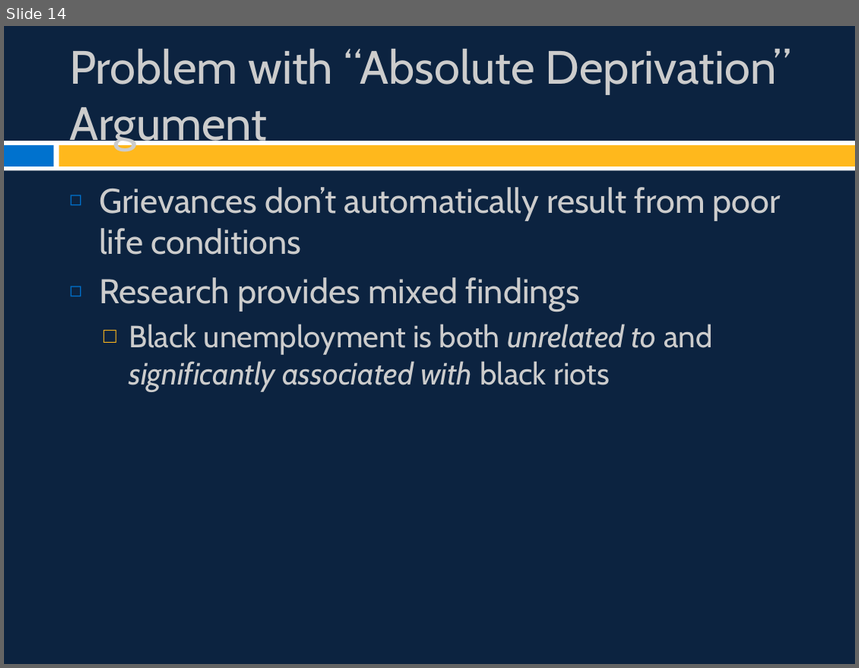
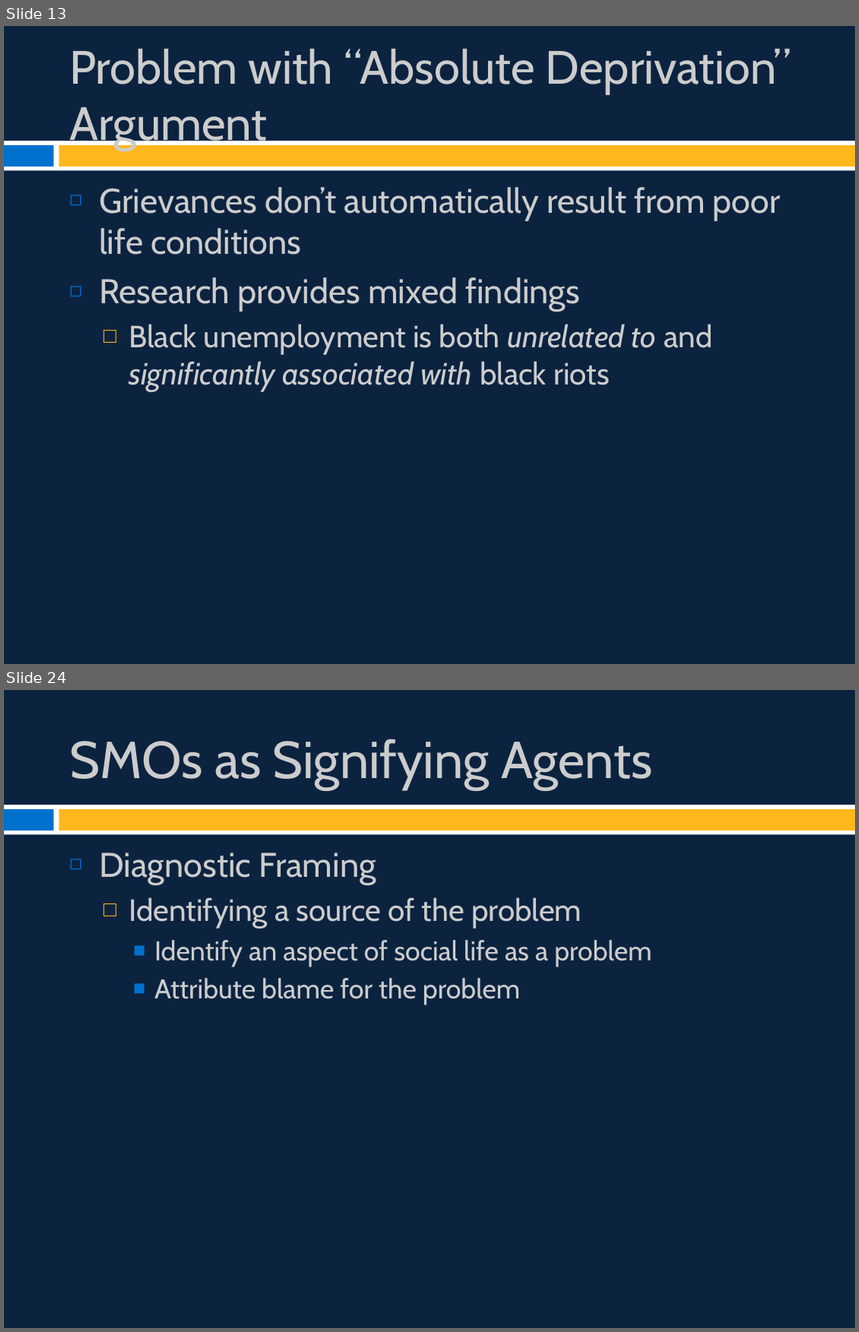
Before and after one commit to burrelvannjr/movements_csuf, a slide deck: ppts/Chapter 2 Slides.pptx. Shown one above the other, each under a label of ours: slide 14 before the commit, slides 13 and 24 after it; the slides between them are not shown. The pictures are 859x668 and 859x1332 pixels, drawn with LibreOffice and Linux fonts; fonts in the diff are those of the drawing. Boxes give left, top, right and bottom in pixels: in the first picture for what was removed or moved away, otherwise in the second. Text is boxed around its words. In the diff, an @@ line names an element or a change of style, - is before the commit and + after.

```diff
--- a/ppts/Chapter 2 Slides.pptx
+++ b/ppts/Chapter 2 Slides.pptx
@@ slide 24 added at (x1=4, y1=690, x2=855, y2=1328), background #0C2340; not listed: 3 template elements that a slide beside it also shows @@
@@ title added at (x1=69, y1=739, x2=653, y2=790), 44 pt, text #CCCCCC @@
+SMOs as Signifying Agents
@@ text added at (x1=99, y1=853, x2=652, y2=1005), 23 pt, text #CCCCCC @@
+◻ Diagnostic Framing
+  □ Identifying a source of the problem
+    ■ Identify an aspect of social life as a problem
+    ■ Attribute blame for the problem
@@ what was slide 14 is now slide 13 @@
```
Also in this commit, not shown: 6 slides changed, 12 other slides added, 1 slide removed, 42 other files.
